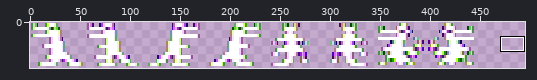
Sprite sheet -- assets/images/guard.png. Above: a wide view before the commit, with the close-up outlined.
Close-up. Before the edit:
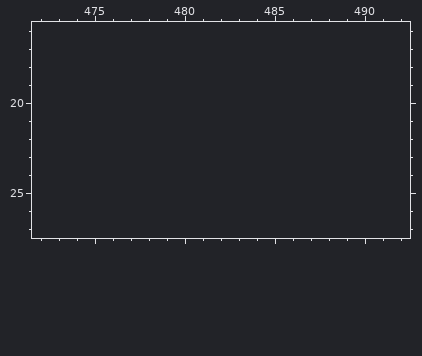
The file is 447x46 pixels. Colours within 5 levels of each other are drawn and written as one. Shown: x 472..492, y 16..27. The old version is drawn lined up with the new one, on the new canvas. The wide view leaves out empty margins. The commit also changed other parts of the picture, which this record leaves out.
The same view after the edit:
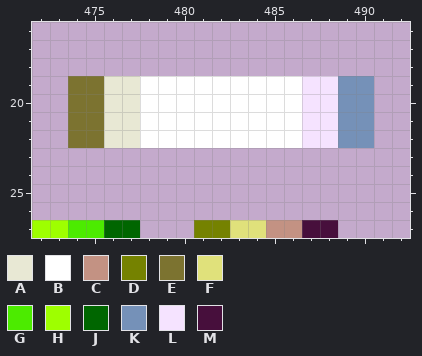
Palette (. is transparent): A #e8e8d4  B #ffffff  C #c39283  D #758200  E #7c7330  F #e0e17b  G #4ceb00  H #9eff00  J #006600  K #7591b8  L #f5e3ff  M #470f3c
What changed:
canvas 447x46 -> 496x46
Colour A now appears in rows 19 to 22 at x 476 to 477.
Colour B now appears in rows 19 to 22 at x 478 to 486.
Colour C now appears in row 27 at x 485 to 486.
Colour D now appears in row 27 at x 481 to 482.
Colour E now appears in rows 19 to 22 at x 474 to 475.
Colour F now appears in row 27 at x 483 to 484.
Colour G now appears in row 27 at x 474 to 475.
Colour H now appears in row 27 at x 472 to 473.
Colour J now appears in row 27 at x 476 to 477.
Colour K now appears in rows 19 to 22 at x 489 to 490.
Colour L now appears in rows 19 to 22 at x 487 to 488.
Colour M now appears in row 27 at x 487 to 488.
Boxes around the changes in both close-ups, in picture pixels (x1, y1, x2, y2):
added: (32, 76, 374, 238)
